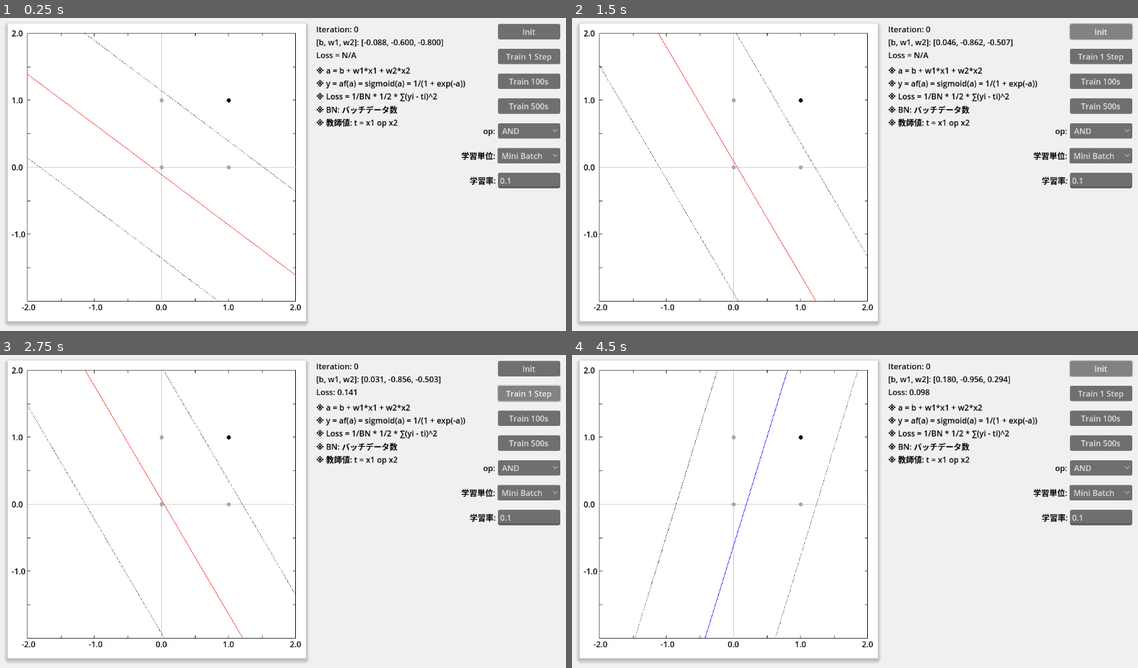
Above: before the commit, frames 1-4 (two rows, left to right).
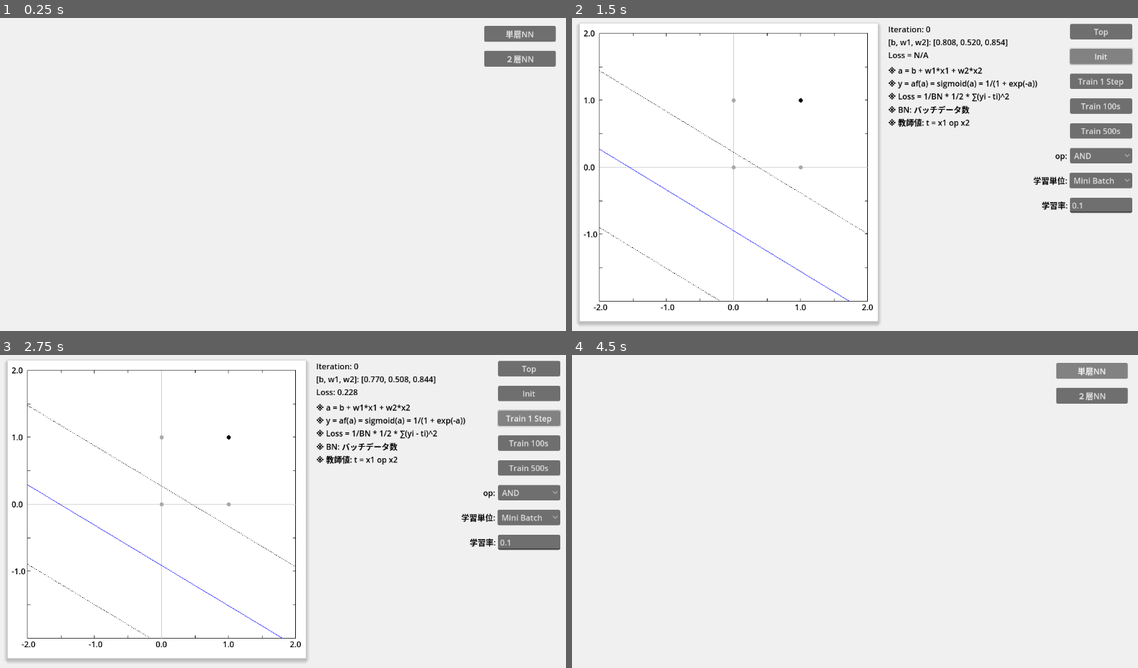
Above: after the commit, the same moments.

Repository: vivisuke/VisualFCL
Game: Godot game, scene res://top_scene.tscn
The game is run twice, just before and just after one commit, with the same random seed, the same clock (stepped at 60 frames per second) and the same inputs. Before the commit the project starts from res://fc1layer_scene.tscn.
Inputs (mouse positions are in pixels of both pictures, inside the frame that each line leads up to):
- Up to frame 1 (0.25 s): no input
- Up to frame 2 (1.5 s): click (1098, 30) at 0.5 s, where only the run before the commit has a clickable "Init"; click "Init" at 1.25 s
- Up to frame 3 (2.75 s): click "Train 1 Step" at 2 s
- Up to frame 4 (4.5 s): click "Train 100s" at 2.75 s; click "AND" at 3.5 s; click (1098, 367) at 4.25 s, where only the run after the commit has a clickable "Top"

The runs differ from the first frame. In frame 1, 7.8% of the frame differs, in the area x 1-99%, y 1-99%; in frame 2, 2.2%; in frame 3, 2.3%; in frame 4, 7.8%, in the area x 1-100%, y 1-99%.

Commit message:
0033 ◎ C 06/16 06/16 0.001│ToDo│トップシーン追加 0034 ◎ C 06/16 06/16 0.001│ToDo│トップシーンから単層・２層NNシーンに遷移可能に

Diff:
--- a/VisualFCL/fc1layer_scene.tscn
+++ b/VisualFCL/fc1layer_scene.tscn
@@ -84,37 +84,37 @@
 
 [node name="InitButton" type="Button" parent="."]
 offset_left = 1011.0
-offset_top = 25.0
+offset_top = 75.0
 offset_right = 1136.0
-offset_bottom = 56.0
+offset_bottom = 106.0
 text = "Init"
 
 [node name="Train1Button" type="Button" parent="."]
 offset_left = 1011.0
-offset_top = 75.0
+offset_top = 125.0
 offset_right = 1136.0
-offset_bottom = 106.0
+offset_bottom = 156.0
 text = "Train 1 Step"
 
 [node name="Train100Button" type="Button" parent="."]
 offset_left = 1011.0
-offset_top = 125.0
+offset_top = 175.0
 offset_right = 1136.0
-offset_bottom = 156.0
+offset_bottom = 206.0
 text = "Train 100s"
 
 [node name="Train500Button" type="Button" parent="."]
 offset_left = 1011.0
-offset_top = 175.0
+offset_top = 225.0
 offset_right = 1136.0
-offset_bottom = 206.0
+offset_bottom = 256.0
 text = "Train 500s"
 
 [node name="OperatorButton" type="OptionButton" parent="."]
 offset_left = 1011.0
-offset_top = 225.0
+offset_top = 275.0
 offset_right = 1136.0
-offset_bottom = 256.0
+offset_bottom = 306.0
 item_count = 5
 selected = 0
 popup/item_0/text = "AND"
@@ -140,9 +140,9 @@
 
 [node name="LearnUnitButton" type="OptionButton" parent="."]
 offset_left = 1010.0
-offset_top = 275.0
+offset_top = 325.0
 offset_right = 1136.0
-offset_bottom = 306.0
+offset_bottom = 356.0
 item_count = 3
 selected = 0
 popup/item_0/text = "Mini Batch"
@@ -153,6 +153,7 @@
 popup/item_2/id = 2
 
 [node name="Label" type="Label" parent="LearnUnitButton"]
+layout_mode = 0
 offset_left = -91.0
 offset_bottom = 31.0
 theme_override_colors/font_color = Color(0, 0, 0, 1)
@@ -162,12 +163,13 @@
 
 [node name="LearningRate" type="LineEdit" parent="."]
 offset_left = 1011.0
-offset_top = 325.0
+offset_top = 375.0
 offset_right = 1136.0
-offset_bottom = 356.0
+offset_bottom = 406.0
 text = "0.1"
 
 [node name="Label" type="Label" parent="LearningRate"]
+layout_mode = 0
 offset_left = -91.0
 offset_bottom = 31.0
 theme_override_colors/font_color = Color(0, 0, 0, 1)
@@ -175,9 +177,17 @@
 horizontal_alignment = 2
 vertical_alignment = 1
 
+[node name="TopButton" type="Button" parent="."]
+offset_left = 1011.0
+offset_top = 25.0
+offset_right = 1136.0
+offset_bottom = 56.0
+text = "Top"
+
 [connection signal="pressed" from="InitButton" to="." method="_on_init_button_pressed"]
 [connection signal="pressed" from="Train1Button" to="." method="_on_train_1_button_pressed"]
 [connection signal="pressed" from="Train100Button" to="." method="_on_train_100_button_pressed"]
 [connection signal="pressed" from="Train500Button" to="." method="_on_train_500_button_pressed"]
 [connection signal="item_selected" from="OperatorButton" to="." method="_on_operator_button_item_selected"]
 [connection signal="item_selected" from="LearnUnitButton" to="." method="_on_learn_unit_button_item_selected"]
+[connection signal="pressed" from="TopButton" to="." method="_on_top_button_pressed"]
--- /dev/null
+++ b/VisualFCL/fc2layer_scene.tscn
@@ -0,0 +1,51 @@
+[gd_scene load_steps=3 format=3 uid="uid://bbefyhy0v6bes"]
+
+[ext_resource type="Script" path="res://scripts/fc2layer_scene.gd" id="1_ch0lw"]
+[ext_resource type="Script" path="res://scripts/GraphRect.gd" id="1_fujtt"]
+
+[node name="FC2LayerScene" type="Node2D"]
+script = ExtResource("1_ch0lw")
+
+[node name="BG" type="ColorRect" parent="."]
+offset_right = 1152.0
+offset_bottom = 648.0
+color = Color(0.941176, 0.941176, 0.941176, 1)
+
+[node name="Label" type="Label" parent="."]
+offset_left = 20.0
+offset_top = 20.0
+offset_right = 91.0
+offset_bottom = 46.0
+theme_override_colors/font_color = Color(0, 0, 0, 1)
+text = "1st Layer:"
+
+[node name="Label2" type="Label" parent="."]
+offset_left = 491.0
+offset_top = 20.0
+offset_right = 572.0
+offset_bottom = 46.0
+theme_override_colors/font_color = Color(0, 0, 0, 1)
+text = "2nd Layer:"
+
+[node name="GraphRect_1" type="ColorRect" parent="."]
+offset_left = 20.0
+offset_top = 56.0
+offset_right = 470.0
+offset_bottom = 506.0
+script = ExtResource("1_fujtt")
+
+[node name="GraphRect_2" type="ColorRect" parent="."]
+offset_left = 491.0
+offset_top = 56.0
+offset_right = 941.0
+offset_bottom = 506.0
+script = ExtResource("1_fujtt")
+
+[node name="TopButton" type="Button" parent="."]
+offset_left = 1011.0
+offset_top = 25.0
+offset_right = 1136.0
+offset_bottom = 56.0
+text = "Top"
+
+[connection signal="pressed" from="TopButton" to="." method="_on_top_button_pressed"]
--- a/VisualFCL/graph_scene_3.tscn
+++ /dev/null
@@ -1,118 +0,0 @@
-[gd_scene load_steps=3 format=3 uid="uid://wyxp2wht0nrh"]
-
-[ext_resource type="Script" path="res://GraphBG3.gd" id="1_fayo8"]
-[ext_resource type="Script" path="res://graph_scene_3.gd" id="1_fikvk"]
-
-[node name="GraphScene3" type="Node2D"]
-script = ExtResource("1_fikvk")
-
-[node name="GraphBG3" type="ColorRect" parent="."]
-offset_right = 1000.0
-offset_bottom = 600.0
-script = ExtResource("1_fayo8")
-
-[node name="RoundLabel" type="Label" parent="."]
-offset_left = 632.0
-offset_top = 8.0
-offset_right = 711.0
-offset_bottom = 34.0
-theme_override_colors/font_color = Color(0, 0, 0, 1)
-text = "Round: #0"
-
-[node name="ParamLabel_1" type="Label" parent="."]
-offset_left = 632.0
-offset_top = 40.0
-offset_right = 832.0
-offset_bottom = 66.0
-theme_override_colors/font_color = Color(0, 0, 0, 1)
-text = "■ [b, w1, w2] = [-1.0, 1.0, 1.0]"
-
-[node name="ParamLabel_2" type="Label" parent="."]
-offset_left = 632.0
-offset_top = 72.0
-offset_right = 832.0
-offset_bottom = 98.0
-theme_override_colors/font_color = Color(0, 0, 0, 1)
-text = "◆ [b, w1, w2] = [-1.0, 1.0, 1.0]"
-
-[node name="ParamLabel_3" type="Label" parent="."]
-offset_left = 632.0
-offset_top = 104.0
-offset_right = 832.0
-offset_bottom = 130.0
-theme_override_colors/font_color = Color(0, 0, 0, 1)
-text = "● [b, w1, w2] = [-1.0, 1.0, 1.0]"
-
-[node name="LossLabel" type="Label" parent="."]
-offset_left = 632.0
-offset_top = 136.0
-offset_right = 832.0
-offset_bottom = 162.0
-theme_override_colors/font_color = Color(0, 0, 0, 1)
-text = "Loss = N/A"
-
-[node name="TrainButton" type="Button" parent="."]
-offset_left = 888.0
-offset_top = 472.0
-offset_right = 987.0
-offset_bottom = 503.0
-text = "Train 1 step"
-
-[node name="Train100Button" type="Button" parent="."]
-offset_left = 888.0
-offset_top = 512.0
-offset_right = 987.0
-offset_bottom = 543.0
-text = "Train 100s"
-
-[node name="InitButton" type="Button" parent="."]
-offset_left = 888.0
-offset_top = 552.0
-offset_right = 987.0
-offset_bottom = 583.0
-text = "Init"
-
-[node name="OpeOption" type="OptionButton" parent="."]
-offset_left = 888.0
-offset_top = 432.0
-offset_right = 966.0
-offset_bottom = 463.0
-item_count = 5
-selected = 4
-popup/item_0/text = "AND"
-popup/item_0/id = 0
-popup/item_1/text = "OR"
-popup/item_1/id = 1
-popup/item_2/text = "NAND"
-popup/item_2/id = 2
-popup/item_3/text = "x1 > X2"
-popup/item_3/id = 3
-popup/item_4/text = "XOR"
-popup/item_4/id = 4
-
-[node name="Label" type="Label" parent="OpeOption"]
-layout_mode = 0
-offset_left = -104.0
-offset_bottom = 31.0
-theme_override_colors/font_color = Color(0, 0, 0, 1)
-text = "目的演算子："
-horizontal_alignment = 2
-vertical_alignment = 1
-
-[node name="LearningFactor" type="LineEdit" parent="."]
-offset_left = 888.0
-offset_top = 392.0
-offset_right = 955.063
-offset_bottom = 423.0
-alignment = 2
-
-[node name="Label" type="Label" parent="LearningFactor"]
-layout_mode = 0
-offset_left = -112.0
-offset_bottom = 31.0
-theme_override_colors/font_color = Color(0, 0, 0, 1)
-text = "学習係数："
-horizontal_alignment = 2
-vertical_alignment = 1
-
-[connection signal="pressed" from="InitButton" to="." method="_on_init_button_pressed"]
--- a/VisualFCL/project.godot
+++ b/VisualFCL/project.godot
@@ -11,7 +11,7 @@
 [application]
 
 config/name="VisualFCL"
-run/main_scene="res://fc1layer_scene.tscn"
+run/main_scene="res://top_scene.tscn"
 config/features=PackedStringArray("4.0", "GL Compatibility")
 config/icon="res://icon.svg"
 
--- a/VisualFCL/scripts/GraphRect.gd
+++ b/VisualFCL/scripts/GraphRect.gd
@@ -14,23 +14,24 @@
 	OP_GT,		# x1 > x2
 	OP_XOR,
 }
-const SCREEN_WD = 600.0
-const SCREEN_HT = 600.0
+var SZ = self.size
+var SCREEN_WD = SZ.x
+var SCREEN_HT = SZ.y
 const SPACE_TOP = 20.0
 const SPACE_BOTTOM = 40.0
 const SPACE_LEFT = 40.0
-const GRAPH_HT = SCREEN_HT - (SPACE_TOP + SPACE_BOTTOM)
-const GRAPH_WD = GRAPH_HT
+var GRAPH_HT = SCREEN_HT - (SPACE_TOP + SPACE_BOTTOM)
+var GRAPH_WD = GRAPH_HT
 const SCALE_WD = 6				# 目盛り幅
 const LLT = 8
 const LT = SPACE_LEFT
-const RT = SPACE_LEFT + GRAPH_WD
+var RT = SPACE_LEFT + GRAPH_WD
 const TOP = SPACE_TOP
-const BTM = SPACE_TOP + GRAPH_HT
+var BTM = SPACE_TOP + GRAPH_HT
 const BTM_OFST = 12
 const LT_OFST = 12
-const ORG_X = SPACE_LEFT + GRAPH_WD/2
-const ORG_Y = SPACE_TOP + GRAPH_HT/2
+var ORG_X = SPACE_LEFT + GRAPH_WD/2
+var ORG_Y = SPACE_TOP + GRAPH_HT/2
 
 var dispersion = DSP_001					# 重み分散、0.01 | Xavier | He
 var distribution = UNIFORM_DISTRIBUTION		# 分布
@@ -38,8 +39,9 @@
 var ope = OP_AND
 var n_output_node = 1						# 出力ノード数
 var uniform_range = 0.02					# 一様分布範囲
-var param_lst = []
+#var param_lst = []
 var vec_weight = [-1.0, 1.0, 1.0]			# [b, w1, w2] 重みベクター
+var vv_weight = []							# [[b, w1, w2], [b, w1, w2], ...] 重みベクターリスト
 var axis_labels = []
 var points = []								# 入力データ配列
 
@@ -53,11 +55,13 @@
 	return lbl
 # Called when the node enters the scene tree for the first time.
 func _ready():
+	print(self.size)
 	# デフォルト重みベクター初期化
 	vec_weight[0] = sin(randf_range(0.0, 2*PI))
 	var th = randf_range(0.0, 2*PI)
 	vec_weight[1] = cos(th)
 	vec_weight[2] = sin(th)
+	vv_weight.push_back(vec_weight)
 	# 目盛り値ラベル設置
 	add_axis_scale(Vector2(ORG_X-BTM_OFST, BTM), "0.0")
 	axis_labels.push_back(add_axis_scale(Vector2(ORG_X+GRAPH_WD/4-BTM_OFST, BTM), "%.1f" % (maxv/2)))
@@ -167,10 +171,12 @@
 	#
 	plot_boolean()
 	#
-	draw_div_line(vec_weight, false)
-	var v = vec_weight.duplicate()
-	v[0] += 1.0
-	draw_div_line(v, true)
-	v[0] -= 2.0
-	draw_div_line(v, true)
+	for i in range(vv_weight.size()):
+		var vw = vv_weight[i]
+		draw_div_line(vw, false)
+		var v = vw.duplicate()
+		v[0] += 1.0
+		draw_div_line(v, true)
+		v[0] -= 2.0
+		draw_div_line(v, true)
 	pass
--- a/VisualFCL/scripts/fc1layer_scene.gd
+++ b/VisualFCL/scripts/fc1layer_scene.gd
@@ -69,7 +69,8 @@
 		vec_weight[2] = 1.0
 	$ItrLabel.text = "Iteration: 0"
 	$WeightLabel.text = "[b, w1, w2]: [%.3f, %.3f, %.3f]" % vec_weight
-	$GraphRect.vec_weight = vec_weight
+	#$GraphRect.vec_weight = vec_weight
+	$GraphRect.vv_weight = [vec_weight]
 	$GraphRect.queue_redraw()
 # Called every frame. 'delta' is the elapsed time since the previous frame.
 func _process(delta):
@@ -123,7 +124,8 @@
 	vec_weight[1] -= ALPHA * vec_grad[1]
 	vec_weight[2] -= ALPHA * vec_grad[2]
 	$WeightLabel.text = "[b, w1, w2]: [%.3f, %.3f, %.3f]" % vec_weight
-	$GraphRect.vec_weight = vec_weight
+	#$GraphRect.vec_weight = vec_weight
+	$GraphRect.vv_weight = [vec_weight]
 	$GraphRect.queue_redraw()
 func _on_train_1_button_pressed():
 	ALPHA = float($LearningRate.text)
@@ -145,3 +147,6 @@
 func _on_learn_unit_button_item_selected(index):
 	learn_unit = index
 	pass # Replace with function body.
+func _on_top_button_pressed():
+	get_tree().change_scene_to_file("res://top_scene.tscn")
+	pass # Replace with function body.
--- /dev/null
+++ b/VisualFCL/scripts/fc2layer_scene.gd
@@ -0,0 +1,70 @@
+extends Node2D
+
+enum {
+	OP_AND = 0, OP_OR, OP_NAND,
+	OP_GT,		# x1 > x2
+	OP_XOR,
+	#
+	LU_MINI_BATCH = 0, LU_ONLINE, LU_RANDOM_8,
+}
+
+var vv_weight = []			# 重みベクターリスト、２次元配列
+var vec_first_layer = []	# 1st Layer
+var scnd_layer
+
+# ２入力１出力総結合層クラス
+# 活性化関数：シグモイド固定
+class FC21Unit:
+	func _init():
+		# 重みベクター初期化
+		vec_weight[0] = sin(randf_range(0.0, 2*PI))
+		var th = randf_range(0.0, 2*PI)
+		vec_weight[1] = cos(th)
+		vec_weight[2] = sin(th)
+	func sigmoid(x): return 1.0/(1.0 + exp(-x))
+	func forward(inp: Array):
+		a = vec_weight[0] + vec_weight[1]*inp[0] + vec_weight[2]*inp[1]
+		y = sigmoid(a)
+		print("a = ", a, ", y = ", y)
+	func backward(inp: Array, grad: float):
+		upgrad = []		# 上流勾配
+		var dyda = y * (1.0 - y)
+		var dydag = dyda * grad
+		print("∂L/∂y = ", grad)
+		print("∂y/∂a = ", dyda)
+		upgrad.push_back(dydag)
+		upgrad.push_back(dydag * inp[0])
+		upgrad.push_back(dydag * inp[1])
+	var a			# a = b + w1*x1 + w2*x2
+	var y			# y = af(a)、af はシグモイド関数固定
+	var vec_weight = [0.0, 0.0, 0.0]	# [b, w1, w2] 重みベクター
+	var upgrad							# 上流勾配
+
+# Called when the node enters the scene tree for the first time.
+func _ready():
+	vec_first_layer = []
+	vec_first_layer.push_back(FC21Unit.new())
+	vec_first_layer.push_back(FC21Unit.new())
+	scnd_layer = FC21Unit.new()
+	vv_weight = []
+	for i in range(2):
+		var w = []
+		w.push_back(sin(randf_range(0.0, 2*PI)))
+		var th = randf_range(0.0, 2*PI)
+		w.push_back(cos(th))
+		w.push_back(sin(th))
+		vv_weight.push_back(w)
+	$GraphRect_1.vv_weight = vv_weight
+	$GraphRect_1.ope = OP_XOR
+	$GraphRect_1.queue_redraw()
+	pass # Replace with function body.
+
+
+# Called every frame. 'delta' is the elapsed time since the previous frame.
+func _process(delta):
+	pass
+
+
+func _on_top_button_pressed():
+	get_tree().change_scene_to_file("res://top_scene.tscn")
+	pass # Replace with function body.
--- /dev/null
+++ b/VisualFCL/scripts/top_scene.gd
@@ -0,0 +1,21 @@
+extends Node2D
+
+
+# Called when the node enters the scene tree for the first time.
+func _ready():
+	pass # Replace with function body.
+
+
+# Called every frame. 'delta' is the elapsed time since the previous frame.
+func _process(delta):
+	pass
+
+
+func _on_single_layer_nn_button_pressed():
+	get_tree().change_scene_to_file("res://fc1layer_scene.tscn")
+	pass # Replace with function body.
+
+
+func _on_two_layer_nn_button_pressed():
+	get_tree().change_scene_to_file("res://fc2layer_scene.tscn")
+	pass # Replace with function body.
--- /dev/null
+++ b/VisualFCL/top_scene.tscn
@@ -0,0 +1,28 @@
+[gd_scene load_steps=2 format=3 uid="uid://bhn16u7hhqek5"]
+
+[ext_resource type="Script" path="res://scripts/top_scene.gd" id="1_8gowc"]
+
+[node name="TopScene" type="Node2D"]
+script = ExtResource("1_8gowc")
+
+[node name="BG" type="ColorRect" parent="."]
+offset_right = 1152.0
+offset_bottom = 648.0
+color = Color(0.941176, 0.941176, 0.941176, 1)
+
+[node name="SingleLayerNNButton" type="Button" parent="."]
+offset_left = 983.0
+offset_top = 29.0
+offset_right = 1127.0
+offset_bottom = 60.0
+text = "単層NN"
+
+[node name="TwoLayerNNButton" type="Button" parent="."]
+offset_left = 983.0
+offset_top = 79.0
+offset_right = 1127.0
+offset_bottom = 110.0
+text = "２層NN"
+
+[connection signal="pressed" from="SingleLayerNNButton" to="." method="_on_single_layer_nn_button_pressed"]
+[connection signal="pressed" from="TwoLayerNNButton" to="." method="_on_two_layer_nn_button_pressed"]
Not shown, changed: VisualFCL.spr
